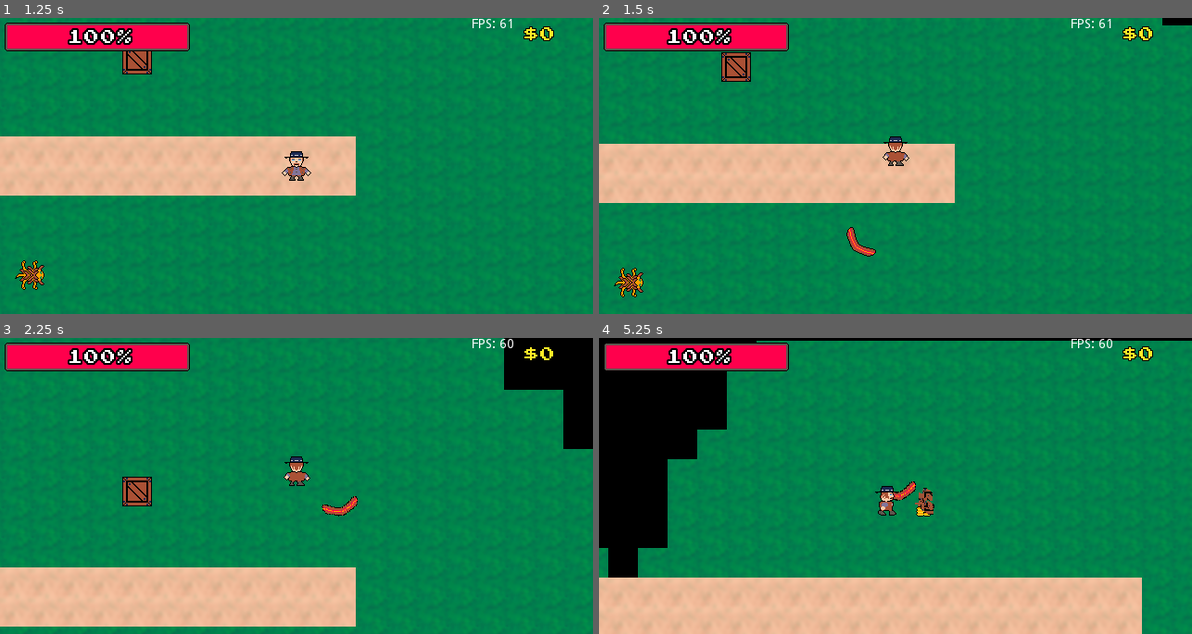
Above: before the commit, frames 1-4 (two rows, left to right).
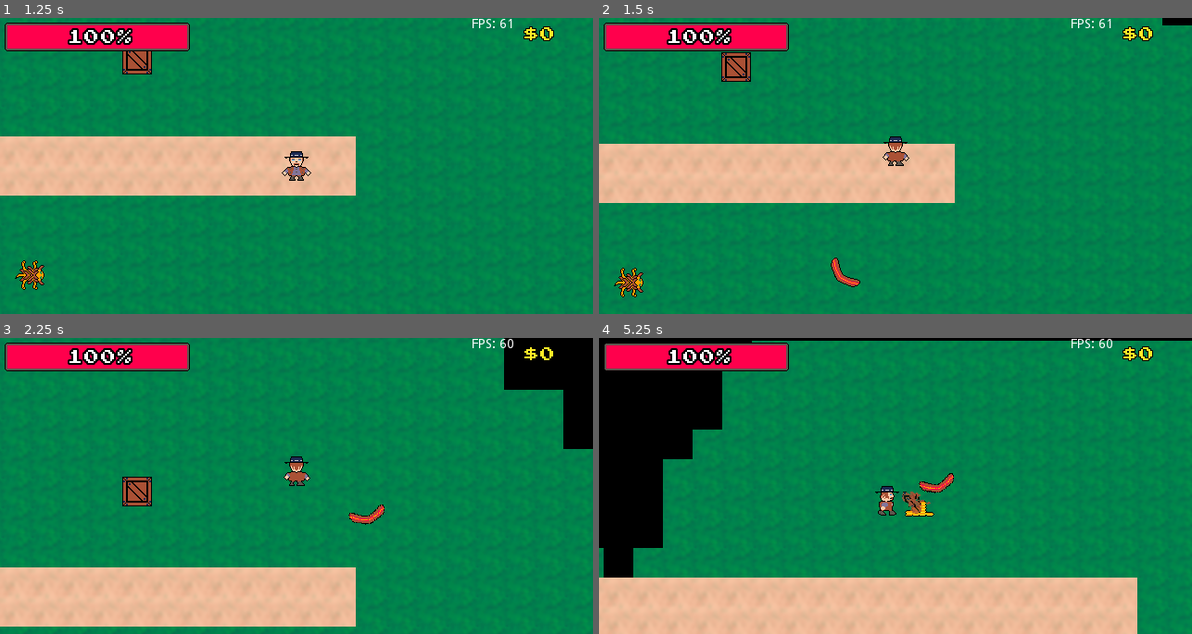
Above: after the commit, the same moments.

Repository: Beetron/2d-aussie-rpg
Game: Godot game, scene res://scene/Master.tscn
The game is run twice, just before and just after one commit, with the same random seed, the same clock (stepped at 60 frames per second) and the same inputs.
Inputs (mouse positions are in pixels of both pictures, inside the frame that each line leads up to):
- Up to frame 1 (1.25 s): click "New Game" at 0.5 s
- Up to frame 2 (1.5 s): move the mouse to (865, 225) at 1.27 s; press the mouse at (865, 225) at 1.28 s; hold Up (ui_up) from 1.28 s (still down)
- Up to frame 3 (2.25 s): keep holding Up (ui_up); move the mouse to (474, 530) at 2.02 s; release the mouse at (474, 530) at 2.03 s; click (474, 530) at 2.1 s
- Up to frame 4 (5.25 s): move the mouse to (717, 441) at 2.77 s; release Up (ui_up) at 2.78 s; press the mouse at (717, 441) at 2.78 s; hold Left (ui_left) 2.78-4.28 s; move the mouse to (925, 486) at 3.52 s; release the mouse at (925, 486) at 3.53 s; click (925, 486) at 3.6 s; move the mouse to (806, 412) at 4.27 s; press the mouse at (806, 412) at 4.28 s; hold Down (ui_down) 4.28-5.03 s; move the mouse to (1025, 471) at 5.02 s; release the mouse at (1025, 471) at 5.03 s; hold Right (ui_right) from 5.03 s (still down); click (1025, 471) at 5.1 s

Frame 1 is identical in both runs. In frame 2, 0.4% of the frame differs, in the area x 39-47%, y 70-91%; in frame 3, 0.4%; in frame 4, 1.4%, in the area x 0-92%, y 0-100%.

Commit message:
Modified some collision code so the boomerang doesn't get stuck on things.

Diff:
--- a/scene/Boomerang.tscn
+++ b/scene/Boomerang.tscn
@@ -28,12 +28,9 @@
 "values": [ 0.0, 90.0, 180.0, 270.0, 360.0 ]
 }
 
-[node name="Boomerang" type="RigidBody2D"]
+[node name="Boomerang" type="KinematicBody2D"]
 collision_layer = 8
 collision_mask = 5
-gravity_scale = 0.0
-contacts_reported = 1
-contact_monitor = true
 script = ExtResource( 2 )
 damage = 1
 
@@ -48,6 +45,7 @@
 [node name="CollisionShape2D2" type="CollisionShape2D" parent="."]
 position = Vector2( 9.25572, 2.42072 )
 rotation = -0.246091
+scale = Vector2( 1, 1 )
 shape = SubResource( 2 )
 
 [node name="AnimationPlayer" type="AnimationPlayer" parent="."]
@@ -61,5 +59,4 @@
 [node name="CollisionTimer" type="Timer" parent="."]
 wait_time = 0.3
 autostart = true
-[connection signal="body_entered" from="." to="." method="_on_Node2D_body_entered"]
 [connection signal="timeout" from="CollisionTimer" to="." method="_on_CollisionTimer_timeout"]
--- a/scene/Environment.tscn
+++ b/scene/Environment.tscn
@@ -50,5 +50,5 @@
 tile_set = SubResource( 2 )
 cell_size = Vector2( 32, 32 )
 cell_quadrant_size = 1
-collision_mask = 15
+collision_mask = 7
 format = 1
--- a/scene/Lizard.tscn
+++ b/scene/Lizard.tscn
@@ -6,48 +6,48 @@
 [ext_resource path="res://img/lizarddeathspritesheet.png" type="Texture" id=4]
 
 [sub_resource type="AtlasTexture" id=1]
+atlas = ExtResource( 4 )
+region = Rect2( 0, 0, 32, 32 )
+
+[sub_resource type="AtlasTexture" id=2]
+atlas = ExtResource( 4 )
+region = Rect2( 32, 0, 32, 32 )
+
+[sub_resource type="AtlasTexture" id=3]
+atlas = ExtResource( 4 )
+region = Rect2( 64, 0, 32, 32 )
+
+[sub_resource type="AtlasTexture" id=4]
+atlas = ExtResource( 4 )
+region = Rect2( 96, 0, 32, 32 )
+
+[sub_resource type="AtlasTexture" id=5]
 atlas = ExtResource( 2 )
 region = Rect2( 32, 0, 32, 32 )
 
-[sub_resource type="AtlasTexture" id=2]
+[sub_resource type="AtlasTexture" id=6]
 atlas = ExtResource( 2 )
 region = Rect2( 64, 0, 32, 32 )
 
-[sub_resource type="AtlasTexture" id=3]
+[sub_resource type="AtlasTexture" id=7]
 atlas = ExtResource( 2 )
 region = Rect2( 96, 0, 32, 32 )
 
-[sub_resource type="AtlasTexture" id=4]
+[sub_resource type="AtlasTexture" id=8]
 atlas = ExtResource( 2 )
 region = Rect2( 0, 0, 32, 32 )
-
-[sub_resource type="AtlasTexture" id=5]
-atlas = ExtResource( 4 )
-region = Rect2( 0, 0, 32, 32 )
-
-[sub_resource type="AtlasTexture" id=6]
-atlas = ExtResource( 4 )
-region = Rect2( 32, 0, 32, 32 )
-
-[sub_resource type="AtlasTexture" id=7]
-atlas = ExtResource( 4 )
-region = Rect2( 64, 0, 32, 32 )
-
-[sub_resource type="AtlasTexture" id=8]
-atlas = ExtResource( 4 )
-region = Rect2( 96, 0, 32, 32 )
 
 [sub_resource type="SpriteFrames" id=9]
 animations = [ {
 "frames": [ SubResource( 1 ), SubResource( 2 ), SubResource( 3 ), SubResource( 4 ) ],
+"loop": false,
+"name": "Death",
+"speed": 1.0
+}, {
+"frames": [ SubResource( 5 ), SubResource( 6 ), SubResource( 7 ), SubResource( 8 ) ],
 "loop": true,
 "name": "Walk",
 "speed": 2.0
-}, {
-"frames": [ SubResource( 5 ), SubResource( 6 ), SubResource( 7 ), SubResource( 8 ) ],
-"loop": false,
-"name": "Death",
-"speed": 1.0
 } ]
 
 [sub_resource type="CapsuleShape2D" id=10]
@@ -56,7 +56,7 @@
 
 [node name="Lizard" instance=ExtResource( 1 )]
 script = ExtResource( 3 )
-hp = 4
+hp = 400
 damage = 2
 speed = 30.0
 
--- a/script/Boomerang.gd
+++ b/script/Boomerang.gd
@@ -1,7 +1,9 @@
-extends RigidBody2D
+extends KinematicBody2D
 
 export var speed = 600
 export var damage : int
+
+var velocity : Vector2
 
 onready var player = get_parent().get_node("Player")
 
@@ -9,23 +11,25 @@
 	$AnimationPlayer.play("spin")
 	return
 
-func _integrate_forces(_state):
+func _physics_process(delta):
 	if($ReturnTimer.is_stopped()):
-		var velocity = (player.position - position).normalized() * speed
-		set_linear_velocity(velocity)
+		velocity = (player.position - position).normalized() * speed
+	move_and_slide(velocity)
+
+	for i in get_slide_count():
+		var collision = get_slide_collision(i)
+		if collision.collider.name == "Player":
+			collision.collider.boomerang_returned()
+			call_deferred("queue_free")
+		elif(collision.collider.is_in_group("enemies")):
+			collision.collider.take_damage(damage)
+		elif(collision.collider.is_in_group("breakable")):
+			collision.collider.break_apart()
 	return
 
 func _on_CollisionTimer_timeout():
 	#When boomerang returns, we want it to collide with the player again
 	set_collision_mask_bit(1, true)
+	#Disable collisions with walls on the way back
+	set_collision_mask_bit(0, false)
 	return
-
-func _on_Node2D_body_entered(body):
-	if(body == player):
-		body.boomerang_returned()
-		call_deferred("queue_free")
-	elif(body.is_in_group("enemies")):
-		body.take_damage(damage)
-	elif(body.is_in_group("breakable")):
-		body.break_apart()
-	return
--- a/script/Player.gd
+++ b/script/Player.gd
@@ -14,7 +14,7 @@
 
 export var current_weapon = Weapon
 export var boomerang_attack_speed = 0.2
-export var boomerang_throw_strength = 500
+export var boomerang_throw_strength = 600
 export var throw_strength = 0
 
 export var hp : int
--- a/script/level.gd
+++ b/script/level.gd
@@ -28,7 +28,7 @@
 	add_child(new_weapon)
 	new_weapon.position = player_position
 	var throwImpulse = (mouse_position - new_weapon.global_position).normalized() * throw_strength
-	new_weapon.apply_central_impulse(throwImpulse)
+	new_weapon.velocity = throwImpulse
 	return
 
 func spawn_toad_corpse(original_position):
--- a/script/lizard.gd
+++ b/script/lizard.gd
@@ -36,8 +36,8 @@
 	#Deal damage to player if they touch
 	for i in get_slide_count():
 		var collision = get_slide_collision(i)
-		if $CollisionTimer.is_stopped() and collision.collider.name == "Player":
-			collision.collider.take_damage(damage)
+		if $CollisionTimer.is_stopped() and collision.collider == player:
+			player.take_damage(damage)
 			$CollisionTimer.start()
 	return
 
